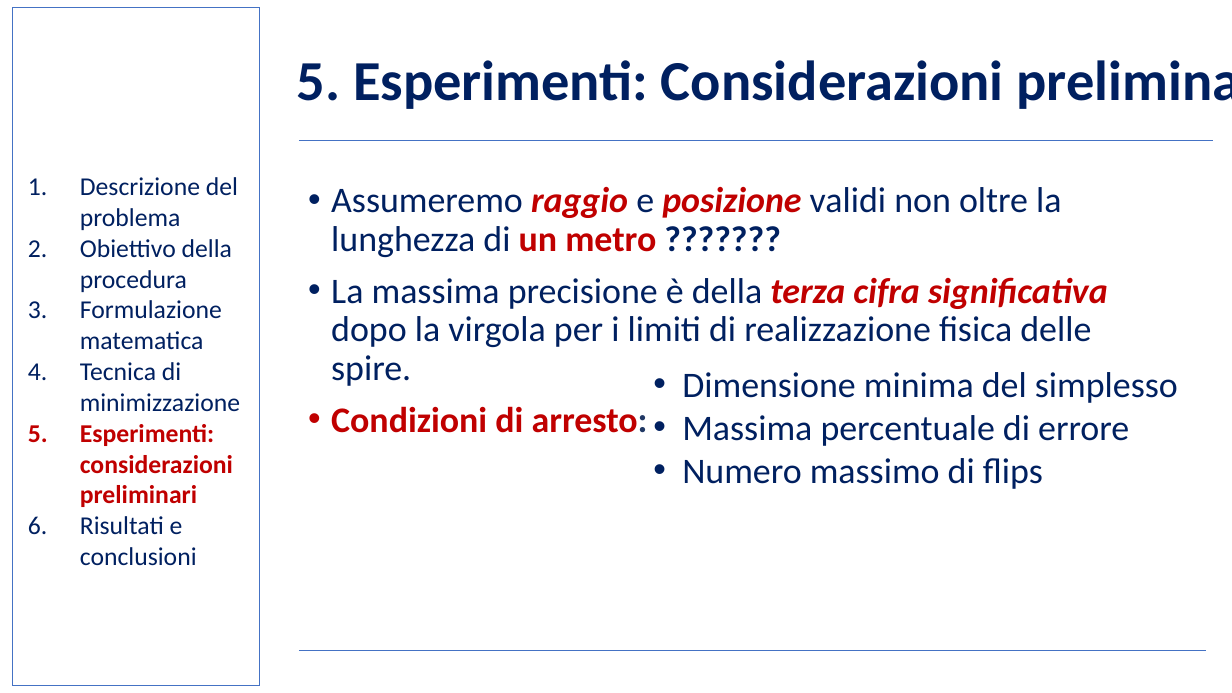
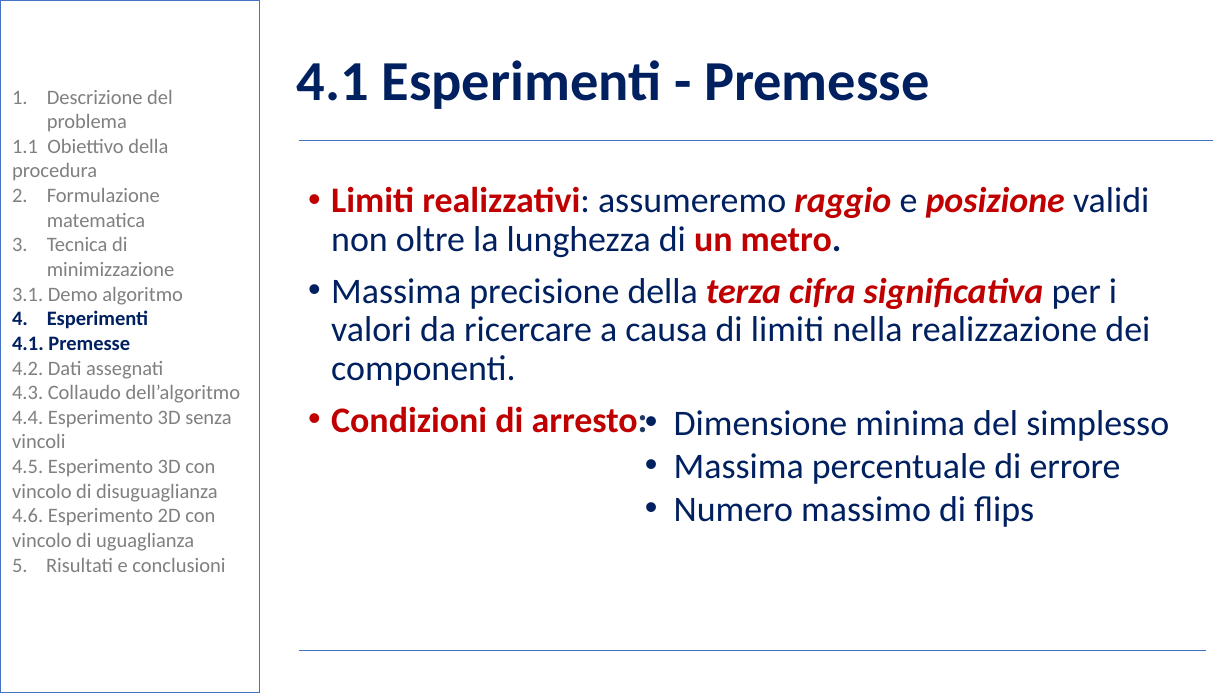
Before and after one commit to BernardoGiordano/NelderMeadMethod, a slide deck: slide 11 of writeup/Slides.pptx (slide 10 before the commit). Drawn at 1232x693 pixels with LibreOffice and Linux fonts; fonts in the diff are those of the drawing; background and template pictures are left out. Boxes give left, top, right and bottom in pixels: in the first picture for what was removed or moved away, otherwise in the second. Text is boxed around its words. In the diff, an @@ line names an element or a change of style, - is before the commit and + after.

```diff
--- a/writeup/Slides.pptx
+++ b/writeup/Slides.pptx
@@ rectangle: place and size @@
-rectangle at [13, 7, 260, 686]
+rectangle at [0, 0, 260, 693]
@@ rectangle at [0, 0, 260, 693]: fill none to #FFFFFF at 50% opacity @@
@@ text "Descrizione del problema": place and size @@
-text "Descrizione del problema" at [80, 177, 240, 566]
+text "Descrizione del problema" at [12, 90, 241, 572]
@@ title at [297, 60, 930, 109]: text changed @@
-5. Esperimenti: Considerazioni preliminari
+4.1 Esperimenti - Premesse
@@ text at [47, 90, 175, 276]: size 20 to 16 pt, text colour #002060 to #808080 in "Descrizione del problema", "Formulazione matematica", "Tecnica di minimizzazione"; indent changed @@
@@ text at [12, 139, 168, 180]: text changed; size 20 to 16 pt; text colour #002060 to #808080 @@
-2. Obiettivo della procedura
+1.1 Obiettivo della procedura
@@ text at [331, 186, 1150, 386]: text changed @@
-• Assumeremo raggio e posizione validi non oltre la lunghezza di un metro ???????
-• La massima precisione è della terza cifra significativa dopo la virgola per i limiti di realizzazione fisica delle spire.
+• Limiti realizzativi: assumeremo raggio e posizione validi non oltre la lunghezza di un metro.
+• Massima precisione della terza cifra significativa per i valori da ricercare a causa di limiti nella realizzazione dei componenti.
@@ text at [12, 287, 241, 572]: text changed; size 20 to 16 pt; text colour #C00000 to #808080; bold off @@
-5. Esperimenti: considerazioni preliminari
-6. Risultati e conclusioni
+3.1. Demo algoritmo
+4. Esperimenti
+4.1. Premesse
+4.2. Dati assegnati
+4.3. Collaudo dell’algoritmo
+4.4. Esperimento 3D senza vincoli
+4.5. Esperimento 3D con vincolo di disuguaglianza
+4.6. Esperimento 2D con vincolo di uguaglianza
+5. Risultati e conclusioni
@@ text "Dimensione minima del simplesso": place and size @@
-text "Dimensione minima del simplesso" at [682, 372, 1178, 489]
+text "Dimensione minima del simplesso" at [674, 410, 1169, 527]
```
Also in this commit, not shown: 18 other slides changed, 1 slide added, 3 other files.
